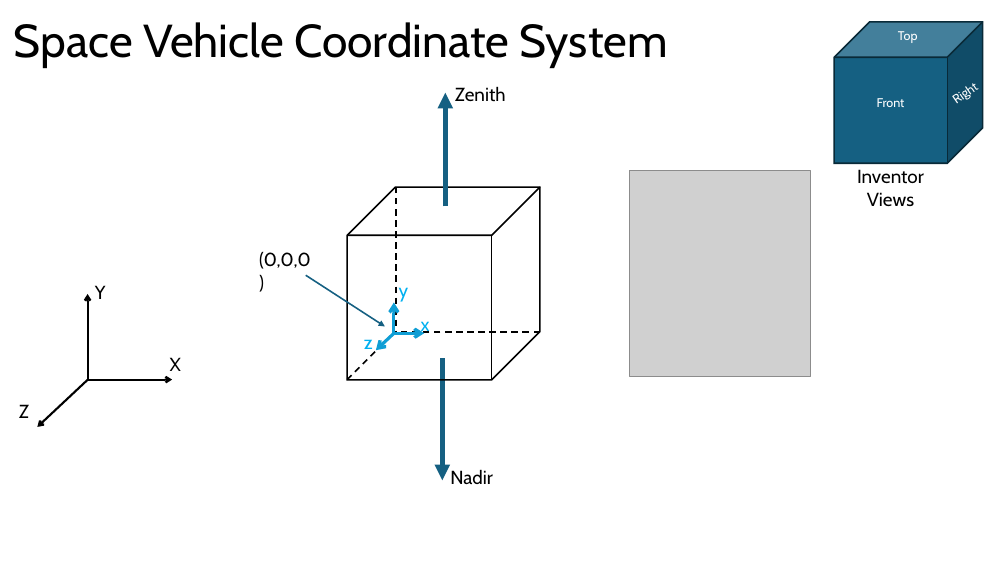
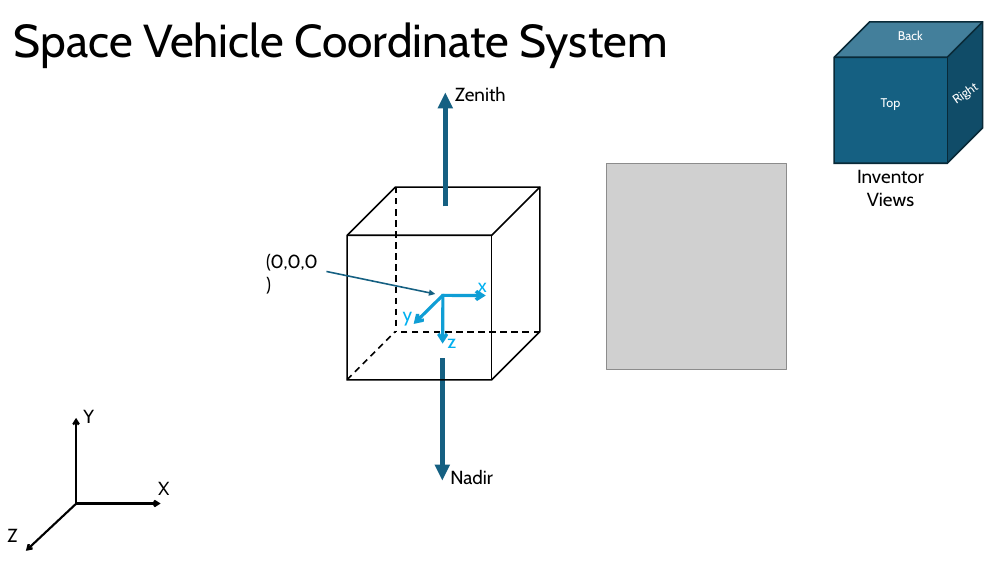
Before and after one commit to AMSAT-NA/fox-plus, a slide deck: slide 1 of mechanical/Fox_Plus_SpaceVehicleCoordinateSystem.pptx. Drawn at 1008x567 pixels with LibreOffice and Linux fonts; fonts in the diff are those of the drawing; grey boxes stand for pictures. Boxes give left, top, right and bottom in pixels: in the first picture for what was removed or moved away, otherwise in the second. Text is boxed around its words. In the diff, an @@ line names an element or a change of style, - is before the commit and + after.

Commit message:
Update to SV Coordinate System document

```diff
--- a/mechanical/Fox_Plus_SpaceVehicleCoordinateSystem.pptx
+++ b/mechanical/Fox_Plus_SpaceVehicleCoordinateSystem.pptx
@@ text added at (898,30,923,40), 12 pt, text #FFFFFF @@
+Back
@@ text "Top": place and size @@
-text "Top" at (898,31,918,43)
+text "Top" at (881,98,901,110)
@@ text "Top" at (881,98,901,110): alignment left to centre @@
@@ text removed at (877,98,905,107) @@
-Front
@@ picture: place and size @@
-picture at (630,170,811,377)
+picture at (606,163,787,370)
@@ text "(0,0,0)": place and size @@
-text "(0,0,0)" at (259,251,311,269)
+text "(0,0,0)" at (266,253,318,271)
@@ arrow moved from (306, 275) - (385, 327) to (327, 271) - (436, 294) @@
@@ text "y": place and size @@
-text "y" at (399,287,409,302)
+text "y" at (403,311,413,326)
@@ arrow moved from (394, 333) - (376, 350) to (442, 296) - (414, 324) @@
@@ arrow moved from (394, 333) - (394, 302) to (443, 294) - (442, 344) @@
@@ arrow moved from (394, 333) - (424, 333) to (442, 296) - (486, 296) @@
@@ text "x": place and size @@
-text "x" at (421,321,430,335)
+text "x" at (478,282,487,297)
@@ text "z": place and size @@
-text "z" at (364,339,373,354)
+text "z" at (447,334,456,348)
@@ text "X": place and size @@
-text "X" at (170,357,181,371)
+text "X" at (158,481,169,495)
@@ 3 arrows, 2 texts: place and size @@
-3 arrows, 2 texts at (19,285,172,427)
+3 arrows, 2 texts at (7,409,160,551)
```
